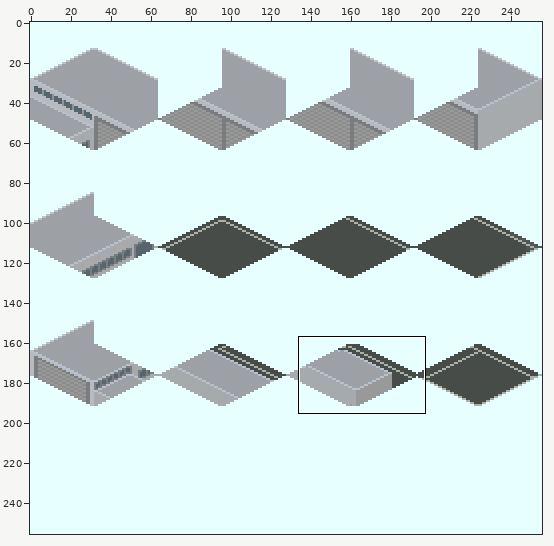
Two states of a sprite sheet, Main_Unit/TSF_Factory_Main_Unit_Source.png. Above, an overview of the earlier version with the close-up marked.
Close-up. Before the edit:
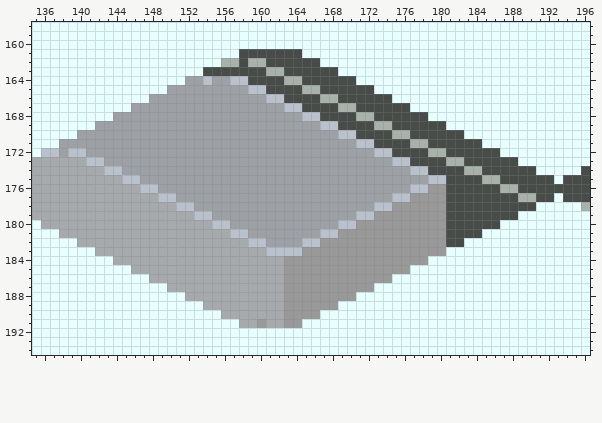
The file is 256x256 pixels. Colours within 5 levels of each other are drawn and written as one. Shown: x 135..196, y 158..194.
And afterwards:
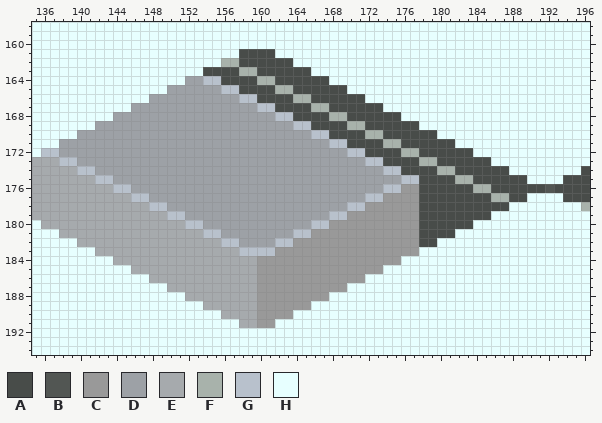
Palette (. is transparent): A #484c49  B #525653  C #999999  D #9da1a6  E #a6aaad  F #a8b2ab  G #b8c1cc  H #e7ffff
Change:
Changed rows in their new state; - is an unchanged pixel.
first column x 138:
161 ------------------------HHH----------------------------
162 ---------------------AA---HHH--------------------------
163 --------------------FF-AA---HHH------------------------
164 -----------------GAAA-FF-AA---HHH----------------------
165 ------------------GGAAA-FF-AA---HHH--------------------
166 --------------------GGAAA-FF-AA---HHH------------------
167 ----------------------GGAAA-FF-AA---HHH----------------
168 ------------------------GGAAA-FF-AA---HHH--------------
169 --------------------------GGAAA-FF-AA---HHH------------
170 ----------------------------GGAAA-FF-AA---HHH----------
171 ------------------------------GGAAA-FF-AA---HHH--------
172 -DD-----------------------------GGAAA-FF-AA---HHH------
173 GGDDD-----------------------------GGAAA-FF-AA---HHH----
174 --GGDDD-----------------------------GGAAA-FF-AA---HHH--
175 ----GGDDD-----------------------------GGAAA-FF-AA---HHH
176 ------GGDDD-------------------------GGCCAAA---FF-AA---B
177 --------GGDDD---------------------GGCCC-AAA-----FF-AHHH
178 ----------GGDDD-----------------GGCCC---AAA-------HHH--
179 ------------GGDDD-------------GGCCC-----AAA-----HHH----
180 --------------GGDDD---------GGCCC-------AAA---HHH------
181 ----------------GGDDD-----GGCCC---------AAA-HHH--------
182 ------------------GGDDD-GGCCC-----------AAHHH----------
183 --------------------GGG-CCC-------------HHH------------
184 ----------------------CCC-------------HHH--------------
185 ----------------------CCC-----------HHH----------------
186 ----------------------CCC---------HHH------------------
187 ----------------------CCC-------HHH--------------------
188 ----------------------CCC-----HHH----------------------
189 ----------------------CCC---HHH------------------------
190 ----------------------CCC-HHH--------------------------
191 -----------------------CHHH----------------------------
Changed places in both close-ups, as pixel boxes (x1, y1, x2, y2):
changed: (59, 49, 554, 328)
